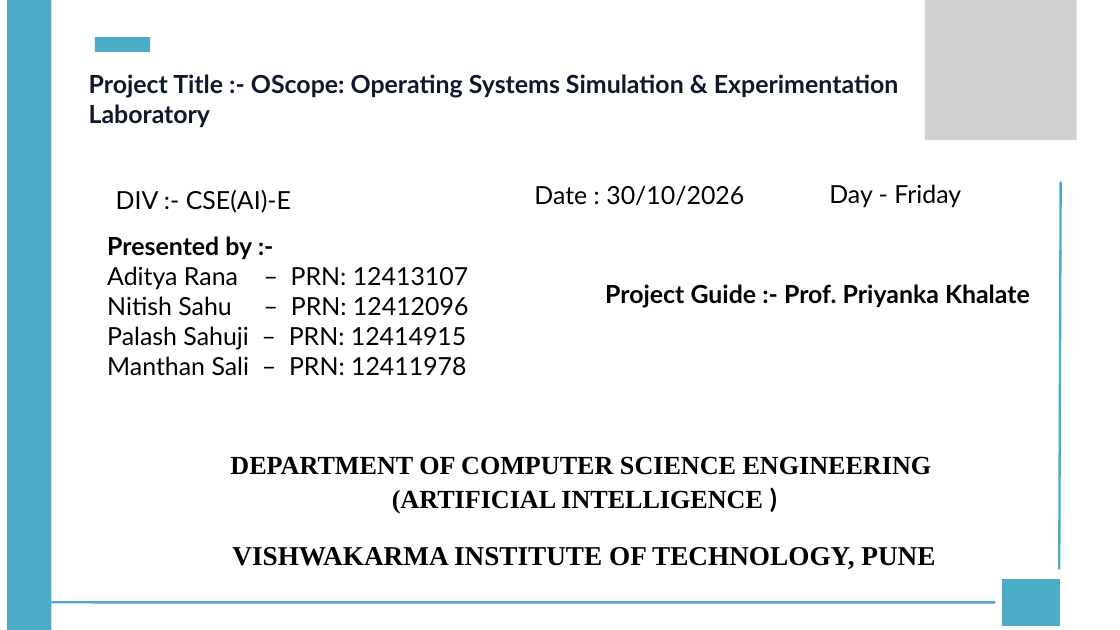
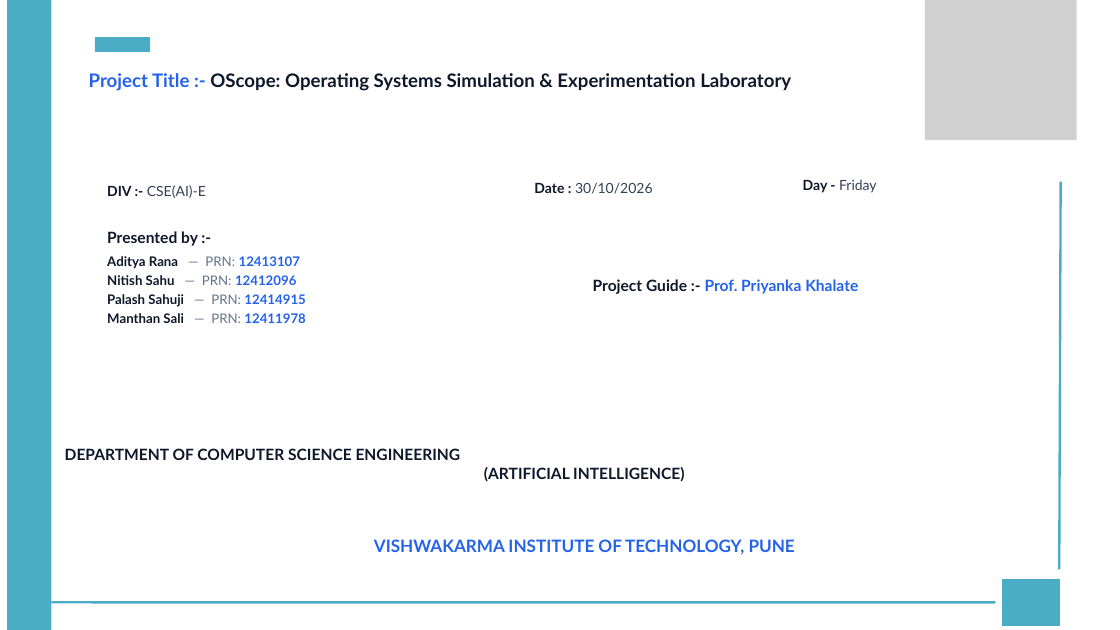
Before and after one commit to Manthan270706/OScope-Operating_Systems_Simulation, a slide deck: slide 1 of Mid Sem PPT.pptx. Drawn at 1120x630 pixels with LibreOffice and Linux fonts; fonts in the diff are those of the drawing; grey boxes stand for pictures. Boxes give left, top, right and bottom in pixels: in the first picture for what was removed or moved away, otherwise in the second. Text is boxed around its words. In the diff, an @@ line names an element or a change of style, - is before the commit and + after.

Commit message:
docs: format presentation with Lato and Lato Bold fonts and optimize slide layouts

```diff
--- a/Mid Sem PPT.pptx
+++ b/Mid Sem PPT.pptx
@@ text "Project Title :- OScope: Operating ..." at [89,73,791,91]: size 32 to 24 pt; text colour #0F172A to #2563EB in "Project Title :-" @@
@@ text "Date : 30/10/2026" at [534,182,653,194]: size 32 to 18 pt; text colour #000000 to #0F172A, bold on in "Date :"; text colour #000000 to #334155 in "30/10/2026" @@
@@ text "Day - Friday" at [803,179,877,193]: size 32 to 18 pt; text colour #000000 to #0F172A, bold on in "Day -"; text colour #000000 to #334155 in "Friday"; alignment centre to left; line spacing 41.6pt to 1 @@
@@ text "DIV :- CSE(AI)-E" at [107,185,206,198]: size 32 to 18 pt; text colour #000000 to #0F172A, bold on in "DIV :-"; text colour #000000 to #334155 in "CSE(AI)-E"; alignment centre to left; line spacing 41.6pt to 1 @@
@@ text at [107,231,198,246]: size 32 to 20 pt, text colour #000000 to #0F172A in "Presented by :-"; line spacing 41.6pt to 1; more space between paragraphs @@
@@ text at [107,256,305,323]: text changed; size 32 to 17 pt; text colour #000000 to #0F172A; bold on @@
-Aditya Rana – PRN: 12413107
-Nitish Sahu – PRN: 12412096
-Palash Sahuji – PRN: 12414915
-Manthan Sali – PRN: 12411978
+Aditya Rana — PRN: 12413107
+Nitish Sahu — PRN: 12412096
+Palash Sahuji — PRN: 12414915
+Manthan Sali — PRN: 12411978
@@ text "Project Guide :- Prof. Priyanka ..." at [593,279,858,294]: size 32 to 20 pt; text colour #000000 to #0F172A in "Project Guide :-"; text colour #000000 to #2563EB in "Prof. Priyanka Khalate"; alignment centre to left; line spacing 41.6pt to 1 @@
@@ text at [65,448,684,482]: text changed; size 33.7 to 20 pt; font Times New Roman to Lato; text colour #000000 to #0F172A @@
-DEPARTMENT OF COMPUTER SCIENCE ENGINEERING
-(ARTIFICIAL INTELLIGENCE )
+DEPARTMENT OF COMPUTER SCIENCE ENGINEERING
+(ARTIFICIAL INTELLIGENCE)
@@ text "VISHWAKARMA INSTITUTE OF TECHNOLOGY, PUNE" at [374,539,795,555]: size 35 to 22 pt, font Times New Roman to Lato, text colour #000000 to #2563EB; line spacing 45.5pt to 1 @@
```
Also in this commit, not shown: 8 other slides changed, 1 other file.
